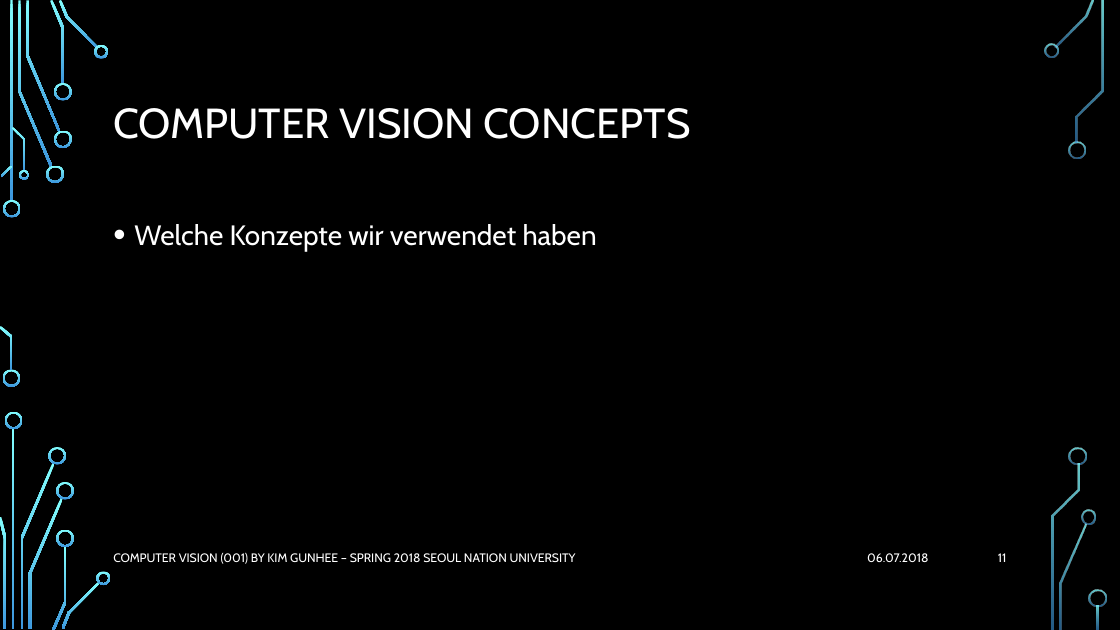
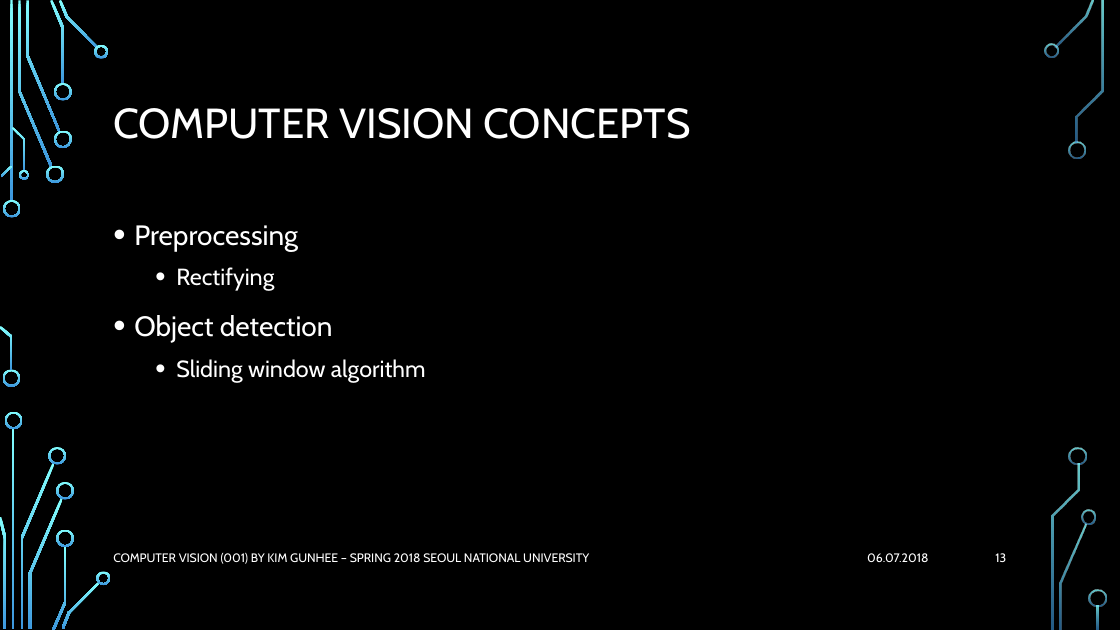
Before and after one commit to Flunzmas/CV_SNU_Group_Project, a slide deck: slide 13 of presentation/CV_Proj_Presentation_2.pptx (slide 11 before the commit). Drawn at 1120x630 pixels with LibreOffice and Linux fonts; fonts in the diff are those of the drawing; background and template pictures are left out. Boxes give left, top, right and bottom in pixels: in the first picture for what was removed or moved away, otherwise in the second. Text is boxed around its words. In the diff, an @@ line names an element or a change of style, - is before the commit and + after.

```diff
--- a/presentation/CV_Proj_Presentation_2.pptx
+++ b/presentation/CV_Proj_Presentation_2.pptx
@@ text at [134,225,426,383]: text changed; size 24 to 20 pt @@
-• Welche Konzepte wir verwendet haben
+• Preprocessing
+  • Rectifying
+• Object detection
+  • Sliding window algorithm
@@ text at [113,553,589,564]: text changed @@
-COMPUTER VISION (001) BY KIM GUNHEE – SPRING 2018 SEOUL NATION UNIVERSITY
+COMPUTER VISION (001) BY KIM GUNHEE – SPRING 2018 SEOUL NATIONAL UNIVERSITY
@@ page number at [995,553,1006,562]: text changed @@
-11
+13
```
Also in this commit, not shown: 10 other slides changed, 2 slides added.
